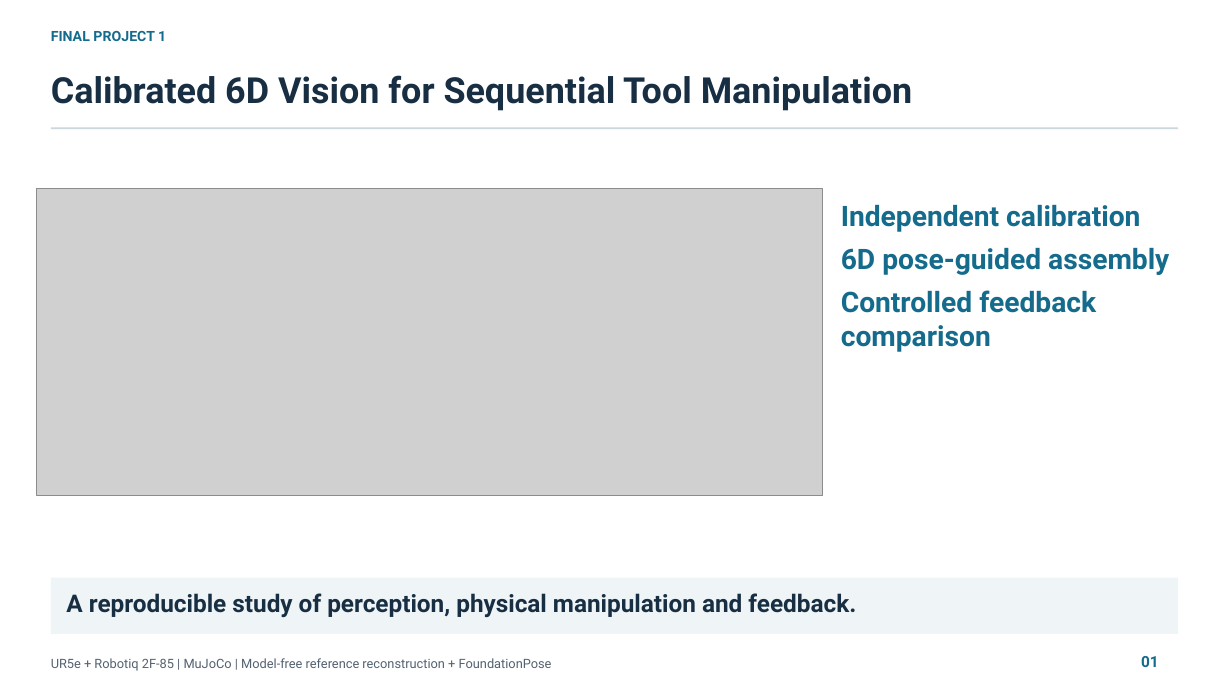
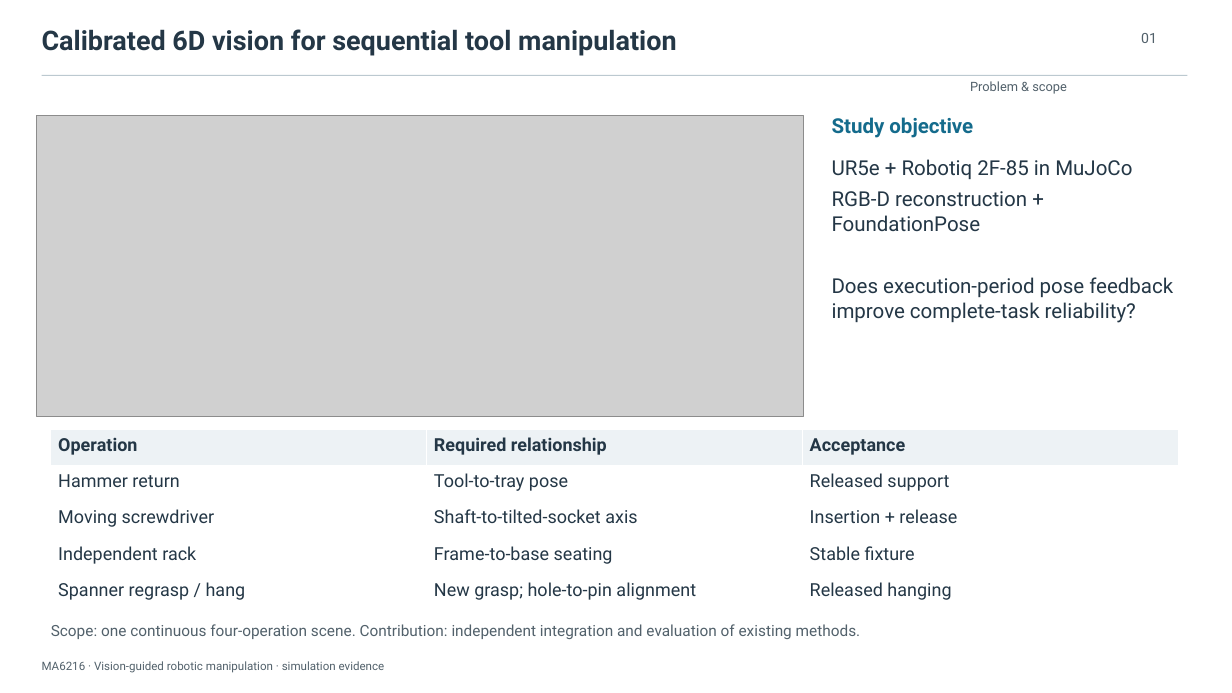
Before and after one commit to LewisLYU-HW/ma6216-ur5e-vision-pick-place, a slide deck: slide 1 of docs/presentation/vision_guided_manipulation.pptx. Drawn at 1232x693 pixels with LibreOffice and Linux fonts; fonts in the diff are those of the drawing; grey boxes stand for pictures. Boxes give left, top, right and bottom in pixels: in the first picture for what was removed or moved away, otherwise in the second. Text is boxed around its words. In the diff, an @@ line names an element or a change of style, - is before the commit and + after.

```diff
--- a/docs/presentation/vision_guided_manipulation.pptx
+++ b/docs/presentation/vision_guided_manipulation.pptx
@@ text at box(42, 29, 676, 56): text changed; size 28 to 21 pt; text colour #182F43 to #243746 @@
-Calibrated 6D Vision for Sequential Tool Manipulation
+Calibrated 6D vision for sequential tool manipulation
@@ text removed at box(51, 31, 166, 41) @@
-FINAL PROJECT 1
@@ text "01": place and size @@
-text "01" at box(1141, 656, 1159, 667)
+text "01" at box(1141, 33, 1157, 43)
@@ text "01" at box(1141, 33, 1157, 43): size 12 to 11 pt, text colour #146B8C to #52616B, bold off; less space between paragraphs @@
@@ rectangle: place and size @@
-rectangle at box(51, 128, 1178, 129)
+rectangle at box(42, 75, 1188, 76)
@@ rectangle at box(42, 75, 1188, 76): fill #CCD6DD to #BCC9D0 @@
@@ text added at box(970, 81, 1067, 94), 10 pt, text #52616B @@
+Problem & scope
@@ picture: place and size @@
-picture at box(37, 189, 823, 496)
+picture at box(37, 116, 804, 416)
@@ text added at box(832, 117, 973, 138), 16 pt, text #146B8C, bold @@
+Study objective
@@ text added at box(832, 159, 1173, 323), 16 pt, text #243746 @@
+UR5e + Robotiq 2F-85 in MuJoCo
+RGB-D reconstruction + FoundationPose
+Does execution-period pose feedback improve complete-task reliability?
@@ text removed at box(841, 204, 1169, 352) @@
-Independent calibration
-6D pose-guided assembly
-Controlled feedback comparison
@@ table added at box(51, 430, 1179, 610), 5 rows, 3 columns @@
+Operation | Required relationship | Acceptance
+Hammer return | Tool-to-tray pose | Released support
+Moving screwdriver | Shaft-to-tilted-socket axis | Insertion + release
+Independent rack | Frame-to-base seating | Stable fixture
+Spanner regrasp / hang | New grasp; hole-to-pin alignment | Released hanging
@@ rectangle removed at box(51, 578, 1178, 634) @@
@@ text removed at box(66, 593, 856, 617) @@
-A reproducible study of perception, physical manipulation and feedback.
@@ text added at box(51, 624, 861, 639), 12 pt, text #52616B @@
+Scope: one continuous four-operation scene. Contribution: independent integration and evaluation of existing methods.
@@ text removed at box(51, 658, 552, 671) @@
-UR5e + Robotiq 2F-85 | MuJoCo | Model-free reference reconstruction + FoundationPose
@@ text added at box(42, 661, 385, 673), 9 pt, text #52616B @@
+MA6216 · Vision-guided robotic manipulation · simulation evidence
```
Also in this commit, not shown: 2 other slides changed, 13 slides added, 19 slides removed, 10 other files.
